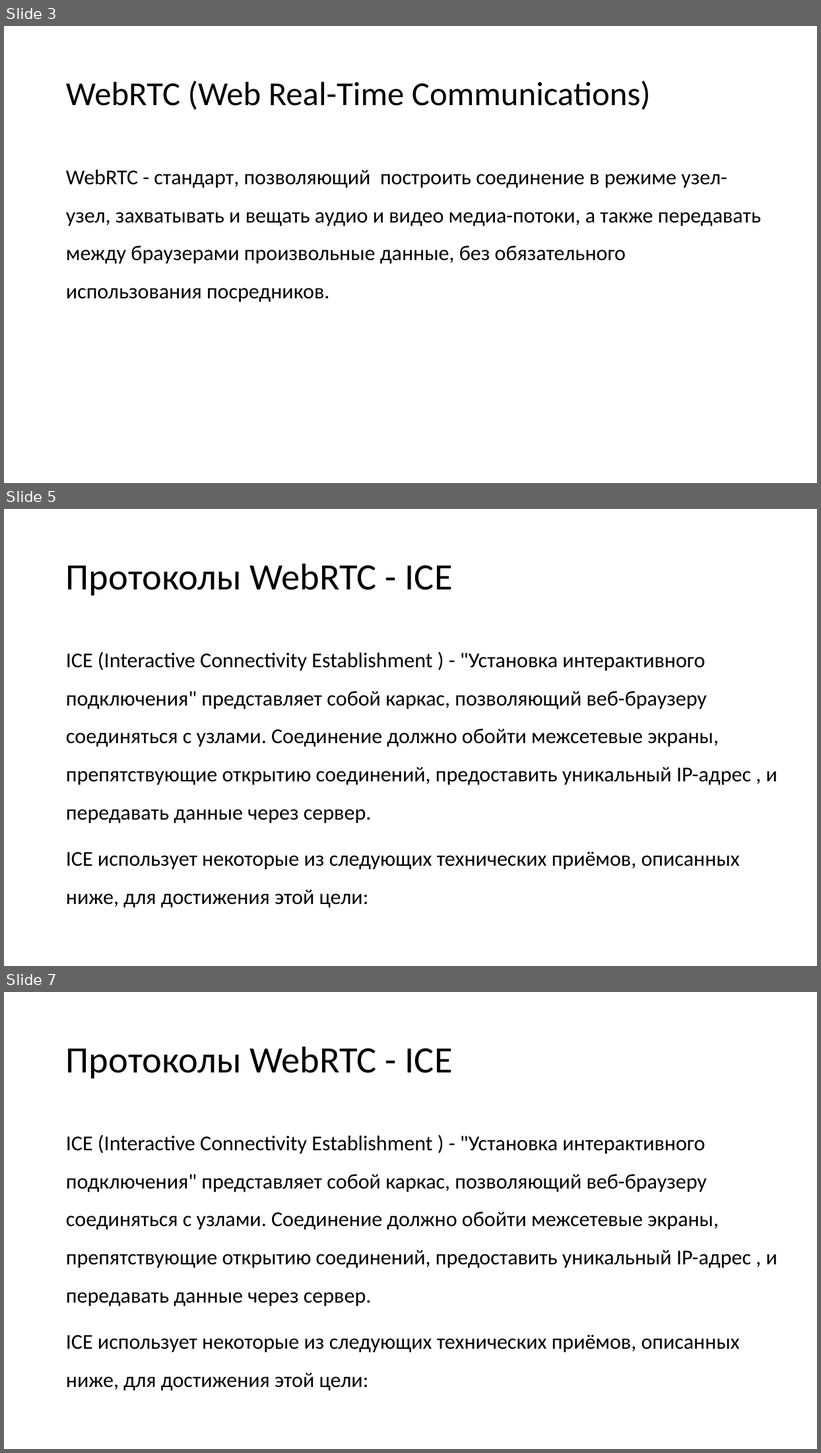
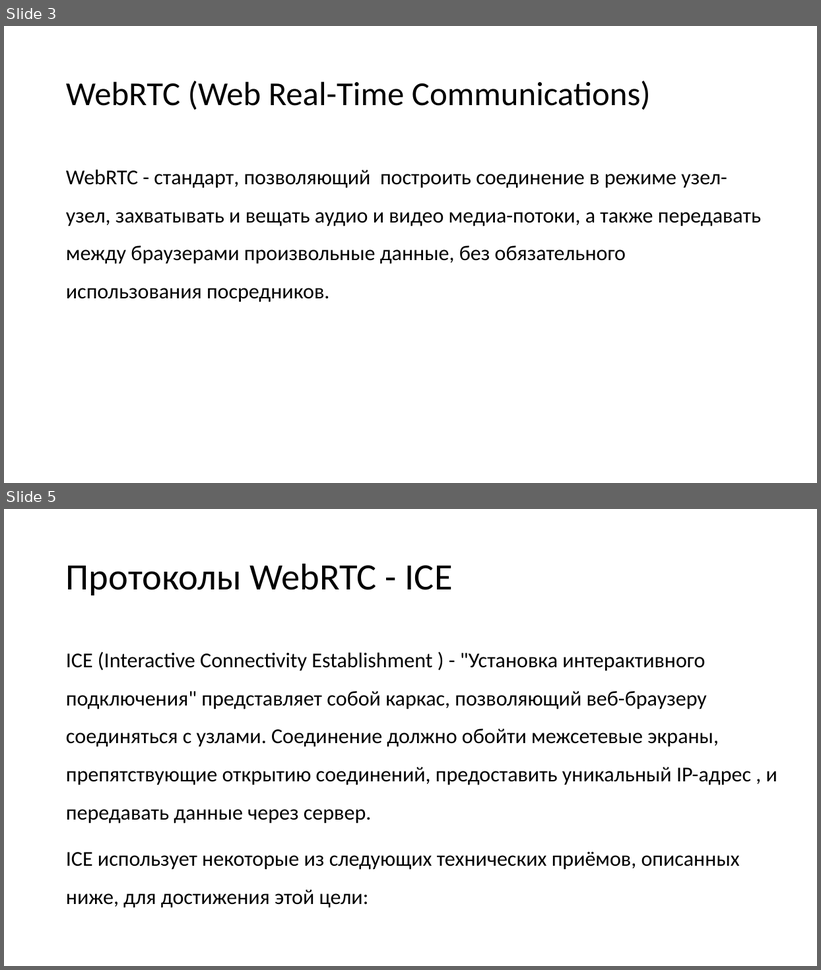
Before and after one commit to vladstarikov88/diploma, a slide deck: presentation.pptx. Shown one above the other, each under a label of ours: slides 3, 5 and 7 before the commit, slides 3 and 5 after it; the slides between them are not shown. The pictures are 821x1453 and 821x970 pixels, drawn with LibreOffice and Linux fonts; fonts in the diff are those of the drawing. Boxes give left, top, right and bottom in pixels: in the first picture for what was removed or moved away, otherwise in the second. Text is boxed around its words. In the diff, an @@ line names an element or a change of style, - is before the commit and + after.

```diff
--- a/presentation.pptx
+++ b/presentation.pptx
@@ slide 5 removed at [4,509,817,966], background #FFFFFF @@
@@ title removed at [66,563,453,595] @@
-Протоколы WebRTC - ICE
@@ text removed at [66,652,778,908] @@
-ICE (Interactive Connectivity Establishment ) - "Установка интерактивного подключения" представляет собой каркас, позволяющий веб-браузеру соединяться с узлами. Соединение должно обойти межсетевые экраны, препятствующие открытию соединений, предоставить уникальный IP-адрес , и передавать данные через сервер.
-ICE использует некоторые из следующих технических приёмов, описанных ниже, для достижения этой цели:
@@ what was slide 7 is now slide 5 @@
```
Also in this commit, not shown: 2 slides changed, 6 slides added, 7 other slides removed, 2 other files.
